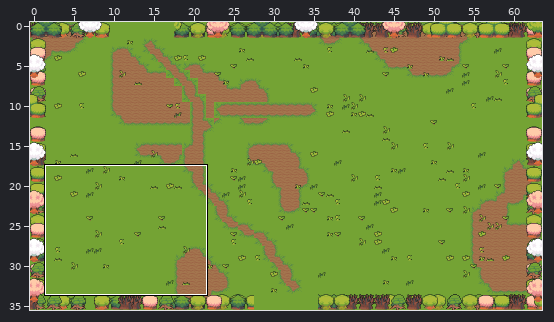
A Tiled map gets an edit: game/assets/resources/data/levels/chapter-2/room-15.tmx. The first picture is a wide view before the edit; the outline marks the close-up.
Close-up. First the earlier version:
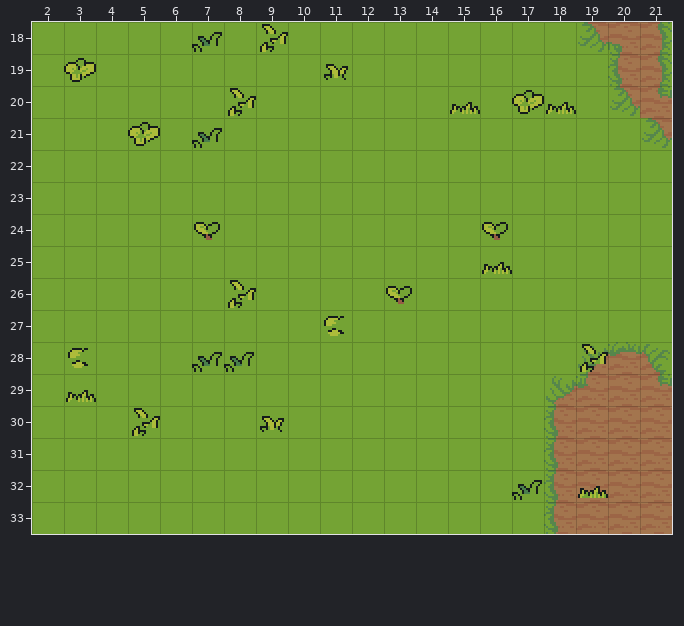
Cells are 16x16 px. Shown: x 2..21, y 18..33. The commit also changed other parts of the map, which this record leaves out.
The result:
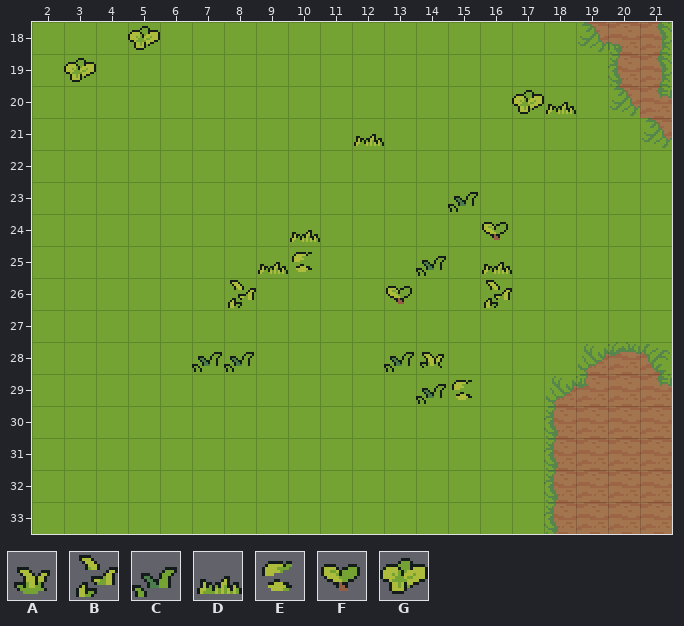
Key: from "floordetail": A 32, B 33, C 34, D 35, E 36, F 38, G 39.
_ is an empty cell.
Change:
Layer "decor":
Tile A now appears in row 28 at x 14.
Tile B now appears in row 26 at x 16.
Tile C now appears in row 23 at x 15; in row 25 at x 14; in row 28 at x 13; in row 29 at x 14.
Tile D now appears in row 21 at x 12; in row 24 at x 10; in row 25 at x 9.
Tile E now appears in row 25 at x 10; in row 29 at x 15.
Tile G now appears in row 18 at x 5.
The author cleared tile A in row 19 at x 11; in row 30 at x 9.
The author cleared tile B in row 18 at x 9; in row 20 at x 8; in row 28 at x 19; in row 30 at x 5.
The author cleared tile C in row 18 at x 7; in row 21 at x 7; in row 32 at x 17.
The author cleared tile D in row 20 at x 15; in row 29 at x 3; in row 32 at x 19.
The author cleared tile E in row 27 at x 11; in row 28 at x 3.
The author cleared tile F in row 24 at x 7.
The author cleared tile G in row 21 at x 5.
